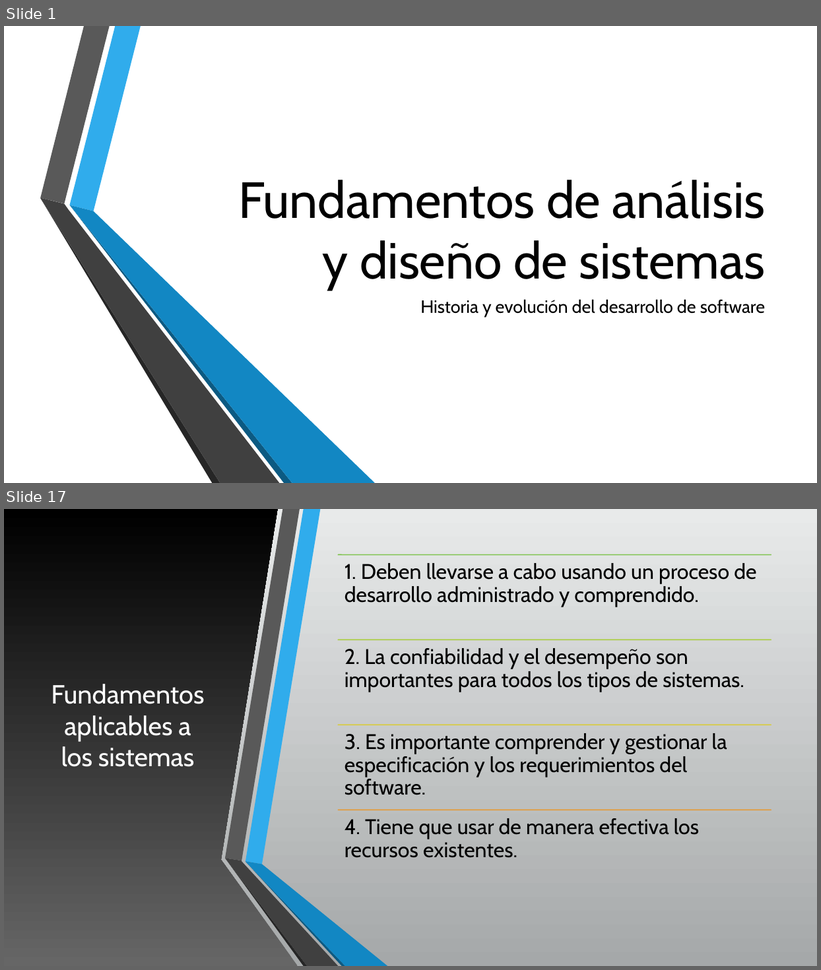
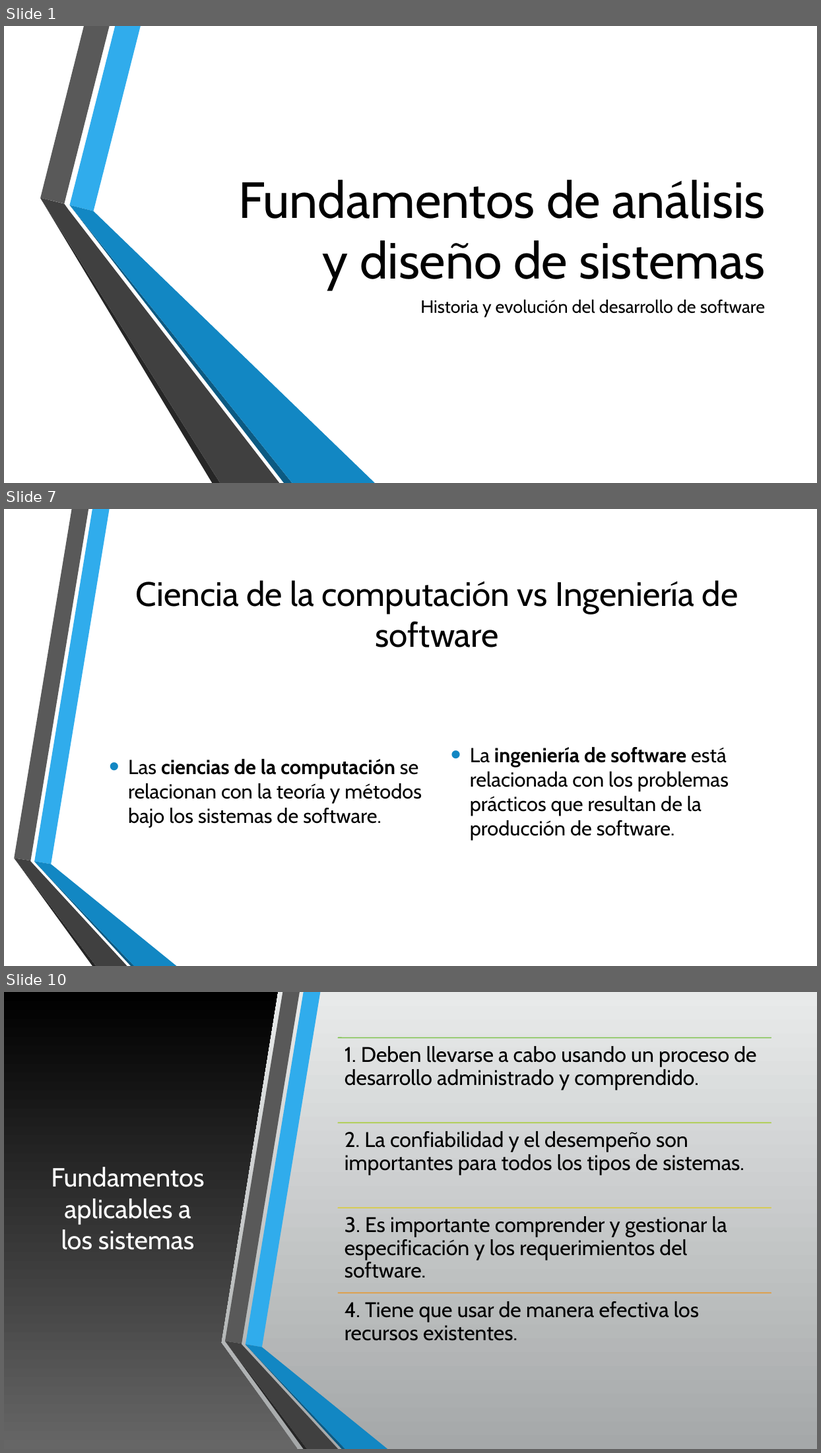
Before and after one commit to AryShared/SystemAnalysis, a slide deck: 1-1 Historia y evolucion del desarrollo de software.pptx. Shown one above the other, each under a label of ours: slides 1 and 17 before the commit, slides 1, 7 and 10 after it; the slides between them are not shown. The pictures are 821x970 and 821x1453 pixels, drawn with LibreOffice and Linux fonts; fonts in the diff are those of the drawing; background and template pictures are left out. Boxes give left, top, right and bottom in pixels: in the first picture for what was removed or moved away, otherwise in the second. Text is boxed around its words. In the diff, an @@ line names an element or a change of style, - is before the commit and + after.

```diff
--- a/1-1 Historia y evolucion del desarrollo de software.pptx
+++ b/1-1 Historia y evolucion del desarrollo de software.pptx
@@ slide 7 added at (x1=4, y1=509, x2=817, y2=966), background picture (left out); not listed: 6 template elements that a slide beside it also shows @@
@@ title added at (x1=136, y1=580, x2=739, y2=648), 40 pt, text #000000 @@
+Ciencia de la computación vs Ingeniería de software
@@ text added at (x1=128, y1=759, x2=422, y2=828), 24 pt, text #000000 @@
+• Las ciencias de la computación se relacionan con la teoría y métodos bajo los sistemas de software.
@@ text added at (x1=470, y1=747, x2=729, y2=840), 24 pt, text #000000 @@
+• La ingeniería de software está relacionada con los problemas prácticos que resultan de la producción de software.
@@ what was slide 17 is now slide 10 @@
```
Also in this commit, not shown: 6 slides changed, 1 other slide added, 6 slides removed.
